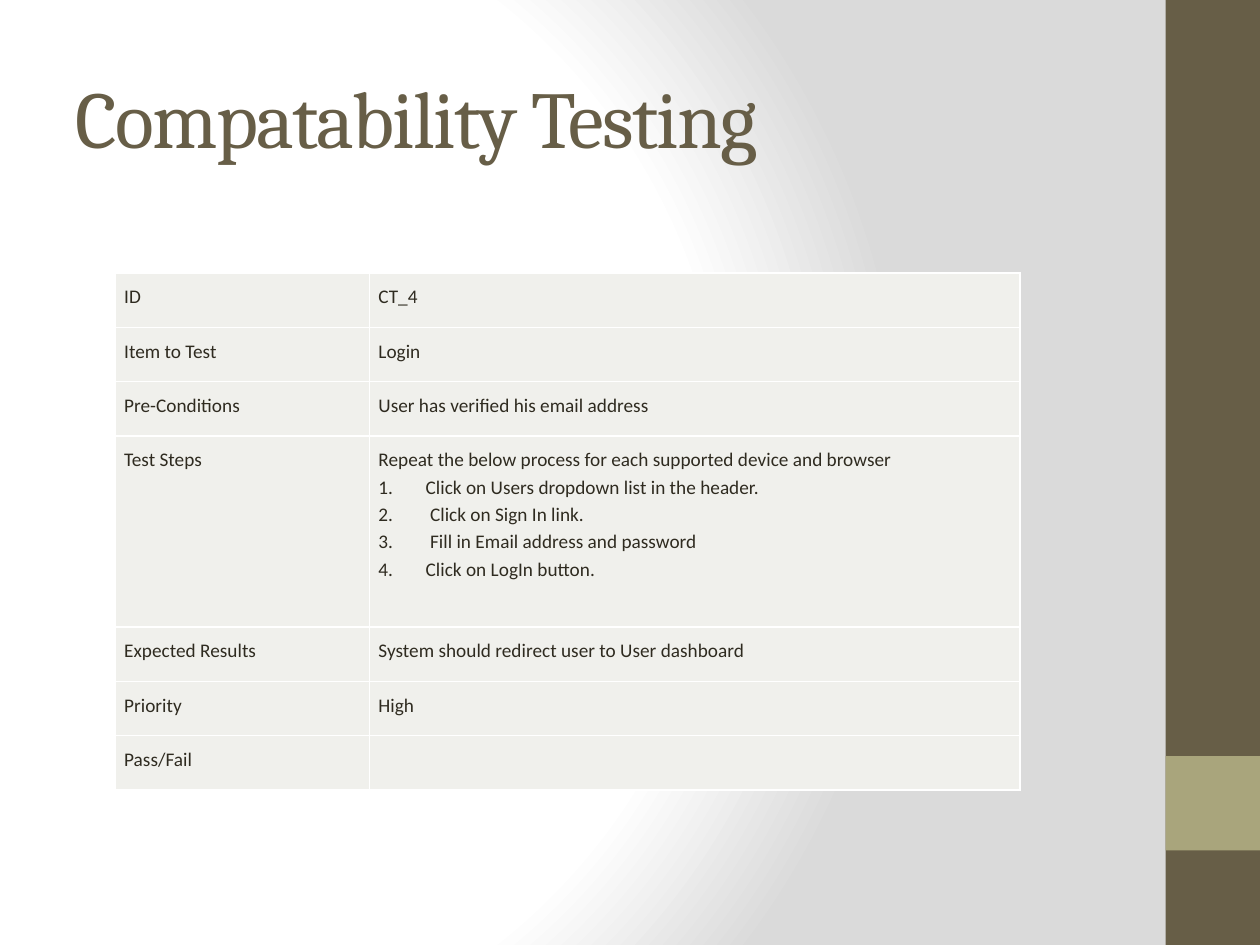
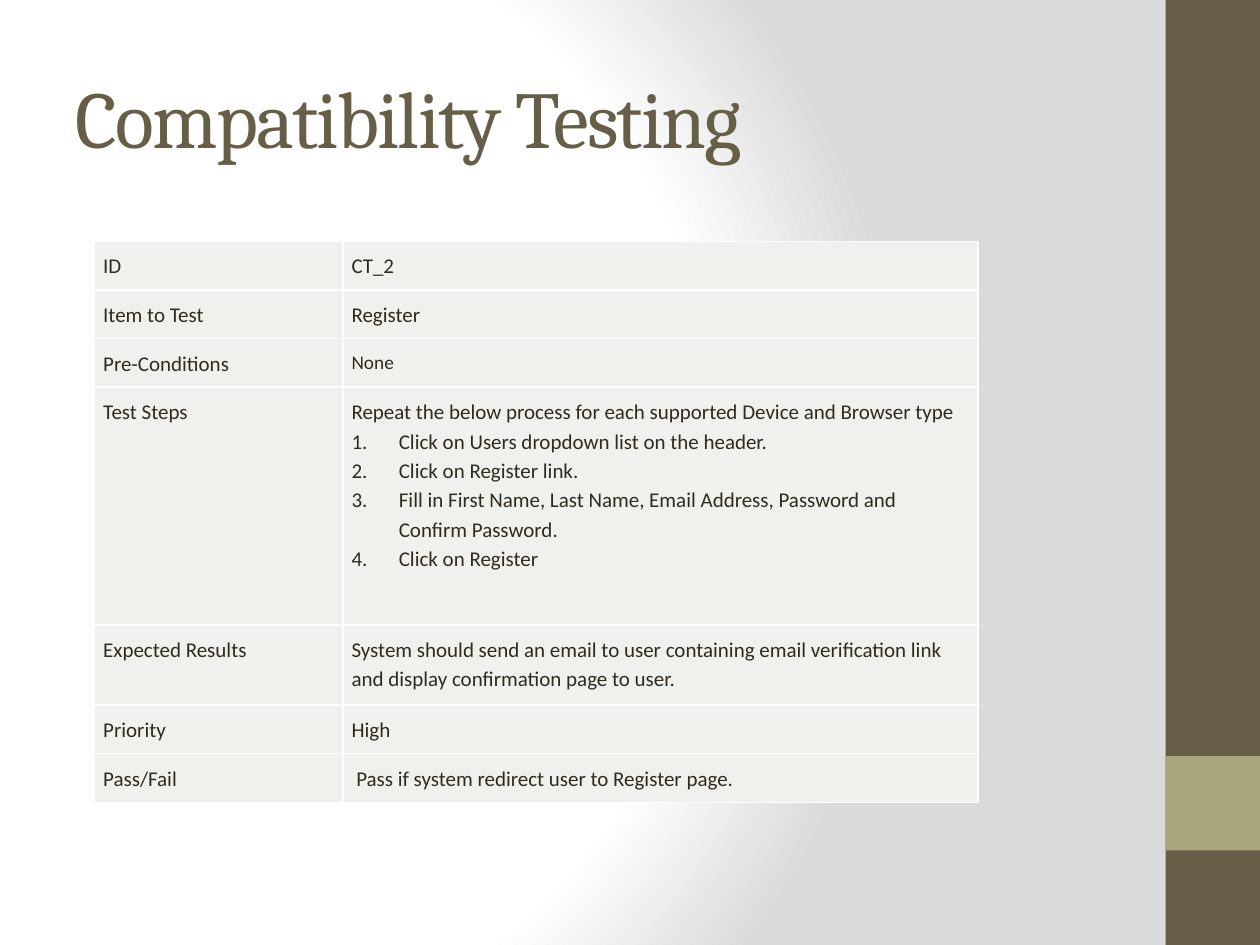
Before and after one commit to WesleyTrescott/MVC-Capstone, a slide deck: slide 11 of Test plan/Computech Corporation - Test Plan.pptx. Drawn at 1260x945 pixels with LibreOffice and Linux fonts; fonts in the diff are those of the drawing. Boxes give left, top, right and bottom in pixels: in the first picture for what was removed or moved away, otherwise in the second. Text is boxed around its words. In the diff, an @@ line names an element or a change of style, - is before the commit and + after.

Commit message:
Updated test plan
modified compatibility/functional/unit testing sections in both document
and powerpoint

```diff
--- a/Test plan/Computech Corporation - Test Plan.pptx
+++ b/Test plan/Computech Corporation - Test Plan.pptx
@@ title at (76,92,742,166): text changed @@
-Compatability Testing
+Compatibility Testing
@@ table at (94,242,978,803) @@
-row 1, column 2: CT_4
+row 1, column 2: CT_2
-row 2, column 2: Login
+row 2, column 2: Register
-row 3, column 2: User has verified his email address
+row 3, column 2: None
-row 4, column 2: Repeat the below process for each supported device and browser / Click on Users dropdown list in the header. / Click on Sign In link. / Fill in Email address and password / Click on LogIn button.
+row 4, column 2: Repeat the below process for each supported Device and Browser type / Click on Users dropdown list on the header. / Click on Register link. / Fill in First Name, Last Name, Email Address, Password and Confirm Password. / Click on Register
-row 5, column 2: System should redirect user to User dashboard
+row 5, column 2: System should send an email to user containing email verification link and display confirmation page to user.
-row 7, column 2: 
+row 7, column 2: Pass if system redirect user to Register page.
@@ size 11 to 12 pt in "ID", "Item to Test", "Pre-Conditions", "Test Steps" and 4 more places @@
@@ table: place and size @@
-table at (116,273,1021,790)
+table at (94,242,978,803)
```
Also in this commit, not shown: 8 other slides changed, 3 slides added, 1 other file.
